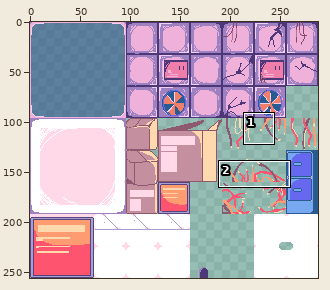
Two states of a sprite sheet, assets/tiles/tileset space station.png. Above, an overview of the earlier version with the close-up marked.
Close-up. Before the commit:
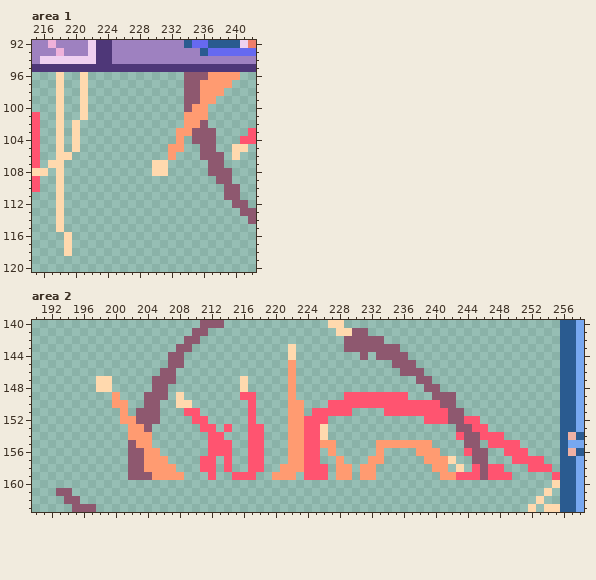
The file is 288x256 pixels. Shown: area 1: x 215..242, y 92..120; area 2: x 190..258, y 140..163.
And afterwards:
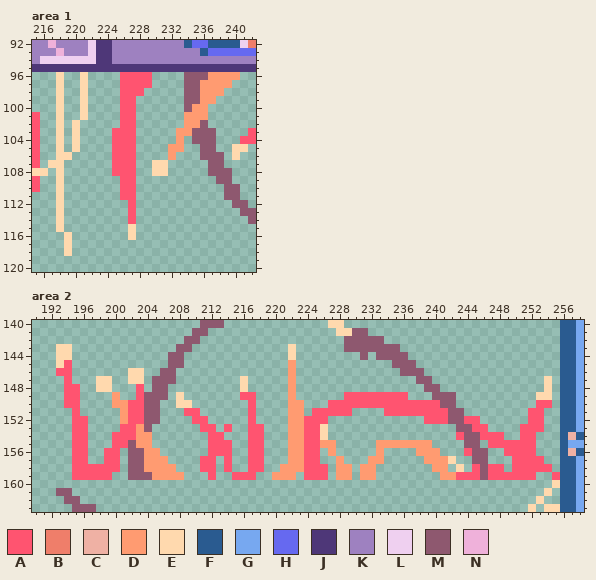
Palette (. is transparent): A #ff5470  B #ef7e6a  C #efb1a4  D #ff9b71  E #ffd9ae  F #2a5b90  G #77a8f0  H #6669f0  J #4e3778  K #9e81c0  L #efd0f0  M #8e586f  N #efb1da
Diff:
Area 1:
Colour A now appears in rows 96 to 97 at x 226 to 229; in row 98 at x 226 to 228; in rows 99 to 102 at x 226 to 227; in rows 103 to 108 at x 225 to 227; in rows 109 to 111 at x 226 to 227; in rows 112 to 114 at x 227.
Colour E now appears in rows 115 to 116 at x 227.
Area 2:
Colour A now appears in row 145 at x 194; in row 146 at x 193 to 194; in row 147 at x 194; in rows 148 to 149 at x 194 to 195 and 203; in row 150 at x 194 to 195, 202 to 203 and 253 to 254; in row 151 at x 195, 202 and 252 to 253.
Colour A now appears in row 152 at x 195 to 196 and 252 to 253; in row 153 at x 195 to 196, 201 and 251 to 253; in rows 154 to 155 at x 195 to 196, 200 to 201 and 251 to 252; in row 156 at x 195 to 196, 199 to 200 and 252; in row 157 at x 195 to 196 and 199 to 200; in row 158 at x 195 to 200 and 250 to 251.
Colour A now appears in row 159 at x 195 to 199 and 250 to 252.
The author changed colour D to colour A in rows 152 to 154 at x 202.
The author changed colour M to colour A in rows 151 to 152 at x 203.
Colour E now appears in rows 143 to 144 at x 193 to 194; in row 145 at x 193; in row 146 at x 202 to 203; in row 147 at x 202 to 203 and 254; in row 148 at x 254; in row 149 at x 253 to 254.
Pixel boxes of the changes (left, top, right, bottom) in both close-ups:
added: (112, 72, 152, 240)
changed: (56, 344, 144, 480)
added: (512, 376, 552, 480)
